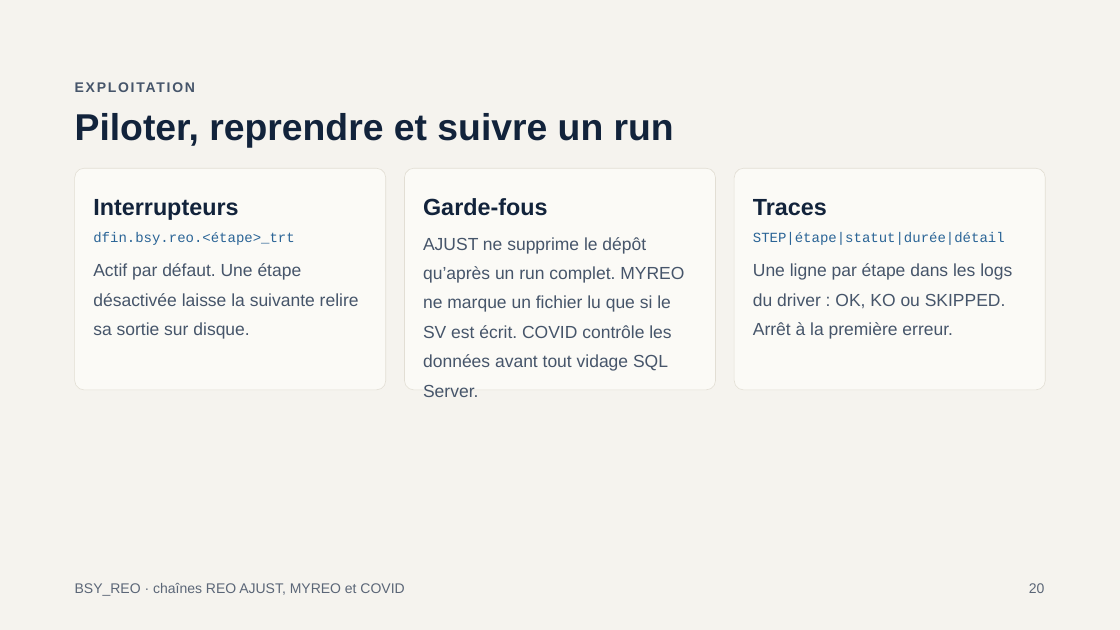
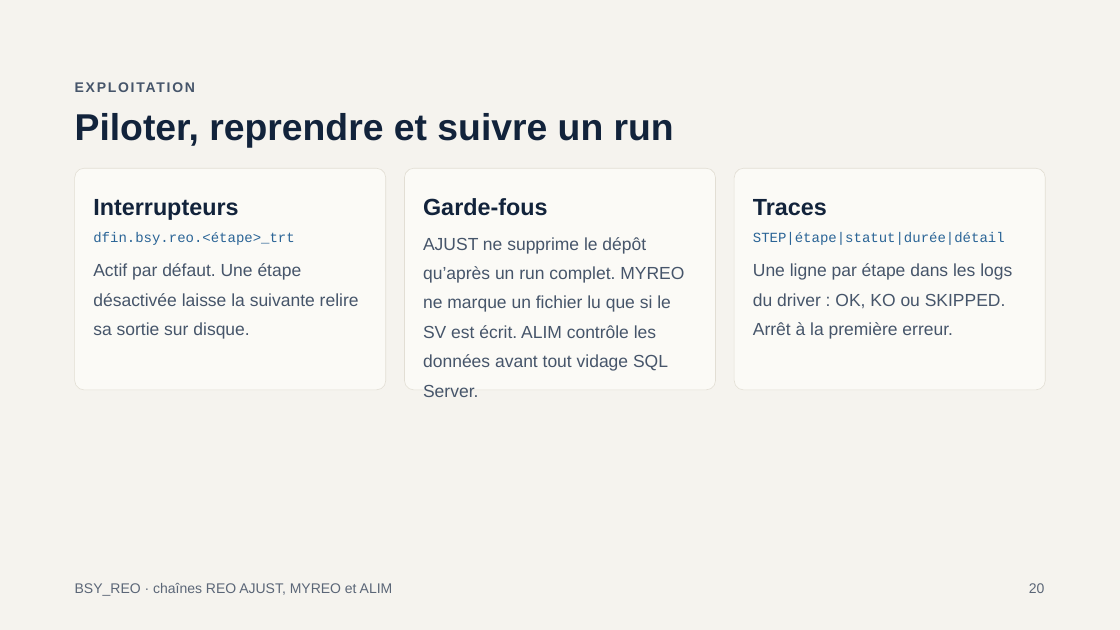
Before and after one commit to mlamouchi001/REO_SCALA, a slide deck: slide 20 of docs/Presentation_BSY_REO.pptx. Drawn at 1120x630 pixels with LibreOffice and Linux fonts; fonts in the diff are those of the drawing. Boxes give left, top, right and bottom in pixels: in the first picture for what was removed or moved away, otherwise in the second. Text is boxed around its words. In the diff, an @@ line names an element or a change of style, - is before the commit and + after.

Commit message:
Suppression du mot Covid : chaine renommee ALIM dans le code, les fichiers et la documentation
- classes, fichiers et tests : Covid -> Alim (AlimReoRunner, FetchSourceAlimReo, MainMapperAlim*, ViewsAlimReo...)
- bin/run_reo.sh : chaine alim (au lieu de covid)
- conf/reo_alim.conf : cles ALIM_RUBRIQUE, ALIM_DIM_SUPERVISION, ALIM_DIM_CONVERSION
- docs : ANALYSE_TALEND_ALIM_REO.md, presentation regeneree

```diff
--- a/docs/Presentation_BSY_REO.pptx
+++ b/docs/Presentation_BSY_REO.pptx
@@ text at bbox=[423, 237, 684, 371]: text changed @@
-AJUST ne supprime le dépôt qu’après un run complet. MYREO ne marque un fichier lu que si le SV est écrit. COVID contrôle les données avant tout vidage SQL Server.
+AJUST ne supprime le dépôt qu’après un run complet. MYREO ne marque un fichier lu que si le SV est écrit. ALIM contrôle les données avant tout vidage SQL Server.
@@ text at bbox=[75, 583, 393, 596]: text changed @@
-BSY_REO · chaînes REO AJUST, MYREO et COVID
+BSY_REO · chaînes REO AJUST, MYREO et ALIM
```
Also in this commit, not shown: 23 other slides changed, 40 other files.
